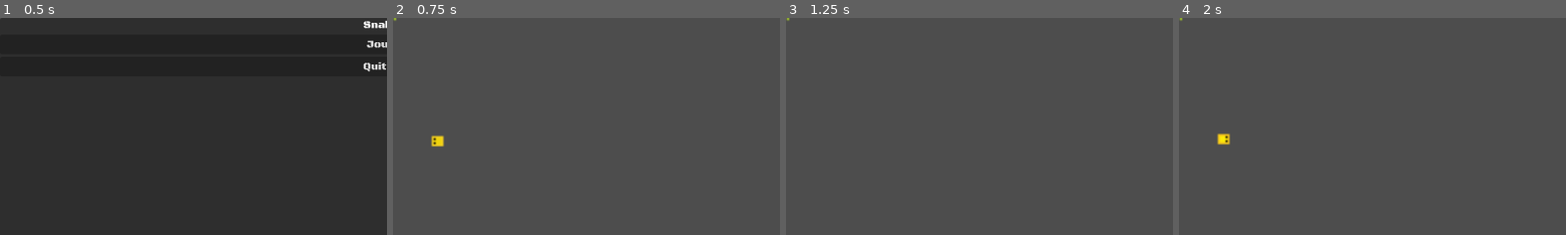
Above: before the commit, frames 1-4 (left to right).
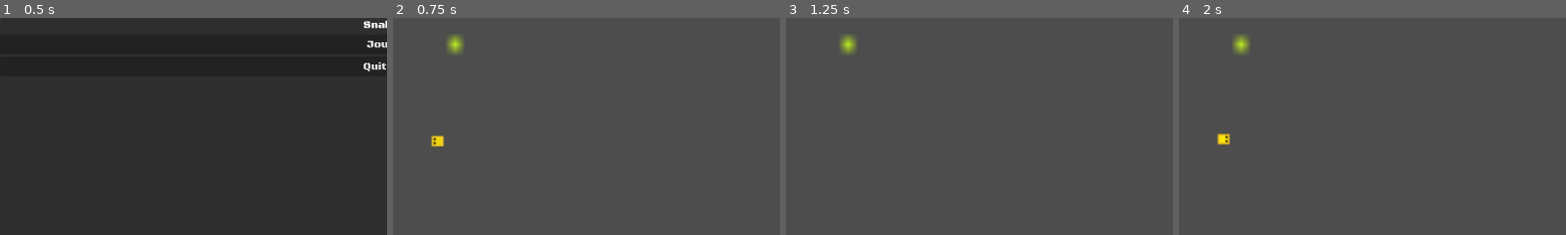
Above: after the commit, the same moments.

Repository: terenceithaque/Snake_Godot
Game: Godot game, scene res://Scenes/title_screen.tscn
Same seed, same stepped clock (60 frames per second), same inputs: the game is played once before the commit and once after it. Sound files missing from this copy of the repository are replaced by a short silence.
Inputs (mouse positions are % of the whole screen's width and height, from its top left):
- Up to frame 1 (0.5 s): no input
- Up to frame 2 (0.75 s): click "Jouer" at 0.5 s
- Up to frame 3 (1.25 s): no input
- Up to frame 4 (2 s): move the mouse to (72, 45) at 1.27 s; hold Right (move_right) from 1.28 s (still down)
The pictures show only the part of the screen within x 0-50%, y 0-50%; the shares and areas given below are measured in that part.

Frame 1 is identical in both runs. In frame 2, 0.3% of the frame differs, in the area x 0-19%, y 0-17%; in frame 3, 0.3%; in frame 4, 0.3%.

Commit message:
Ajouté fruit.gd

Diff:
--- /dev/null
+++ b/Scenes/Scripts/fruit.gd
@@ -0,0 +1,11 @@
+extends Sprite2D
+
+
+# Called when the node enters the scene tree for the first time.
+func _ready() -> void:
+	pass # Replace with function body.
+
+
+# Called every frame. 'delta' is the elapsed time since the previous frame.
+func _process(delta: float) -> void:
+	pass
--- a/Scenes/Scripts/snake.gd
+++ b/Scenes/Scripts/snake.gd
@@ -57,13 +57,17 @@
 func _ready():
 	# Récupérer le noeud BodyContainer
 	var body_container = $BodyContainer
+	body_container.position = Vector2.ZERO
 	#var body_sprite = get_node("BodyContainer/BodyElement")
 
 	for i in range(len(body_sprites)):
 		var sprite = body_sprites[i]
 		print(sprite)
 		var sprite_pos = positions_corps[i]
-		sprite.position = sprite_pos
+		var coords_cartesiennes = grille_jeu.coordonnees_cartesiennes(sprite_pos.x, sprite_pos.y)
+		print("Coordonnées cartésiennes du sprite du corps :", coords_cartesiennes)
+		sprite.position.x = coords_cartesiennes.x
+		sprite.position.y = coords_cartesiennes.y
 		body_container.add_child(sprite)
 
 
--- a/Scenes/game.tscn
+++ b/Scenes/game.tscn
@@ -1,10 +1,12 @@
-[gd_scene load_steps=6 format=3 uid="uid://dekhybqvkuw2h"]
+[gd_scene load_steps=8 format=3 uid="uid://dekhybqvkuw2h"]
 
 [ext_resource type="Script" uid="uid://dycphmfs24k8j" path="res://Scenes/Scripts/game_music.gd" id="1_wowpa"]
 [ext_resource type="Script" uid="uid://b1jufvfs4bt0y" path="res://Scenes/Scripts/snake.gd" id="2_i6g32"]
 [ext_resource type="Texture2D" uid="uid://bhcycugc1n8r7" path="res://assets/images/head_left.png" id="3_1l0tm"]
 [ext_resource type="Texture2D" uid="uid://boaji7wx8u2j6" path="res://assets/images/body_element.png" id="4_v158k"]
 [ext_resource type="AudioStream" uid="uid://bmsgmt71cwegi" path="res://assets/music/game.ogg" id="5_h4fw4"]
+[ext_resource type="Texture2D" uid="uid://blbq6up616git" path="res://assets/images/raspberry.png" id="6_i6g32"]
+[ext_resource type="Script" uid="uid://bswq3xpd1er6y" path="res://Scenes/Scripts/fruit.gd" id="7_1l0tm"]
 
 [node name="Game" type="Node2D"]
 script = ExtResource("1_wowpa")
@@ -20,12 +22,16 @@
 [node name="BodyContainer" type="Node2D" parent="Snake"]
 
 [node name="BodyElement" type="Sprite2D" parent="Snake/BodyContainer"]
-position = Vector2(4.5, 13.500004)
-scale = Vector2(3, 3.457)
+position = Vector2(100, 100)
+scale = Vector2(15, 17.286)
 texture = ExtResource("4_v158k")
 
 [node name="GameMusic" type="AudioStreamPlayer2D" parent="."]
 stream = ExtResource("5_h4fw4")
 
+[node name="Fruit" type="Sprite2D" parent="."]
+texture = ExtResource("6_i6g32")
+script = ExtResource("7_1l0tm")
+
 [connection signal="finished" from="GameMusic" to="." method="_on_game_music_finished"]
 [connection signal="finished" from="GameMusic" to="Snake" method="_on_game_music_finished"]
Not shown, added: Scenes/Scripts/fruit.gd.uid
